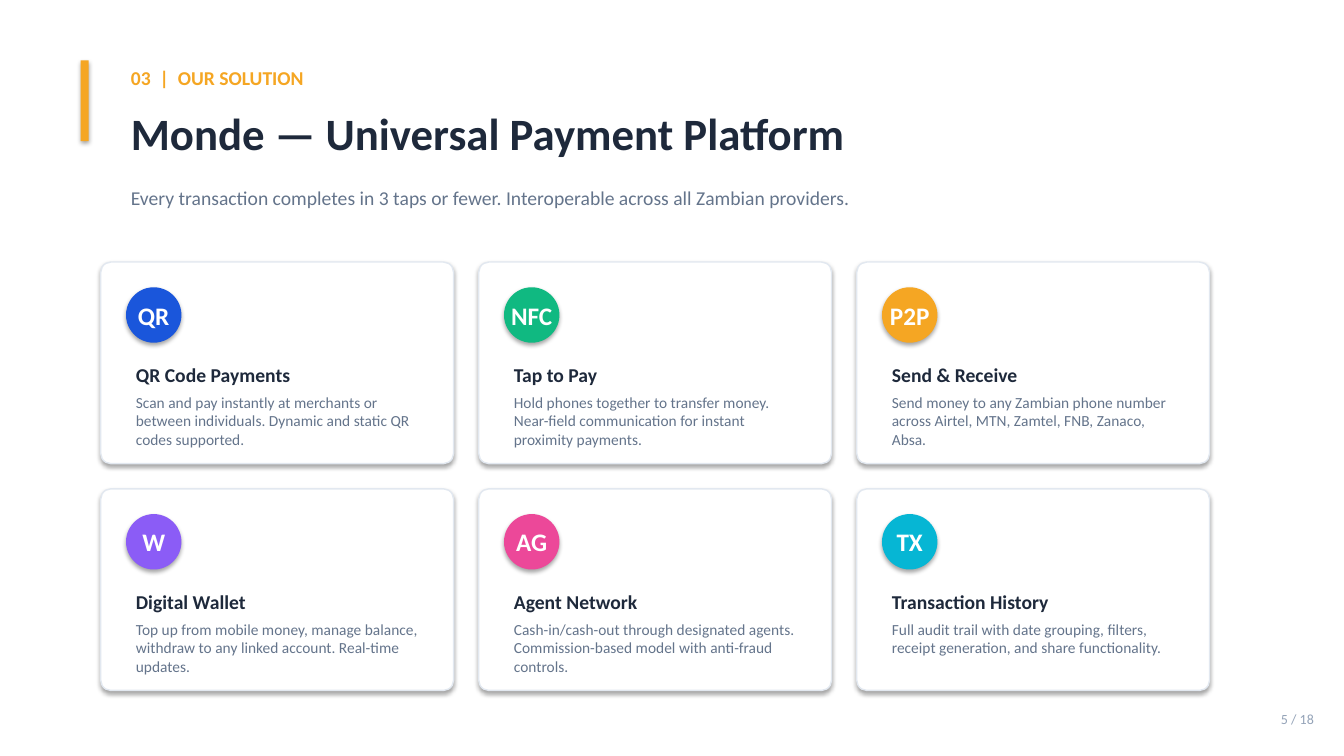
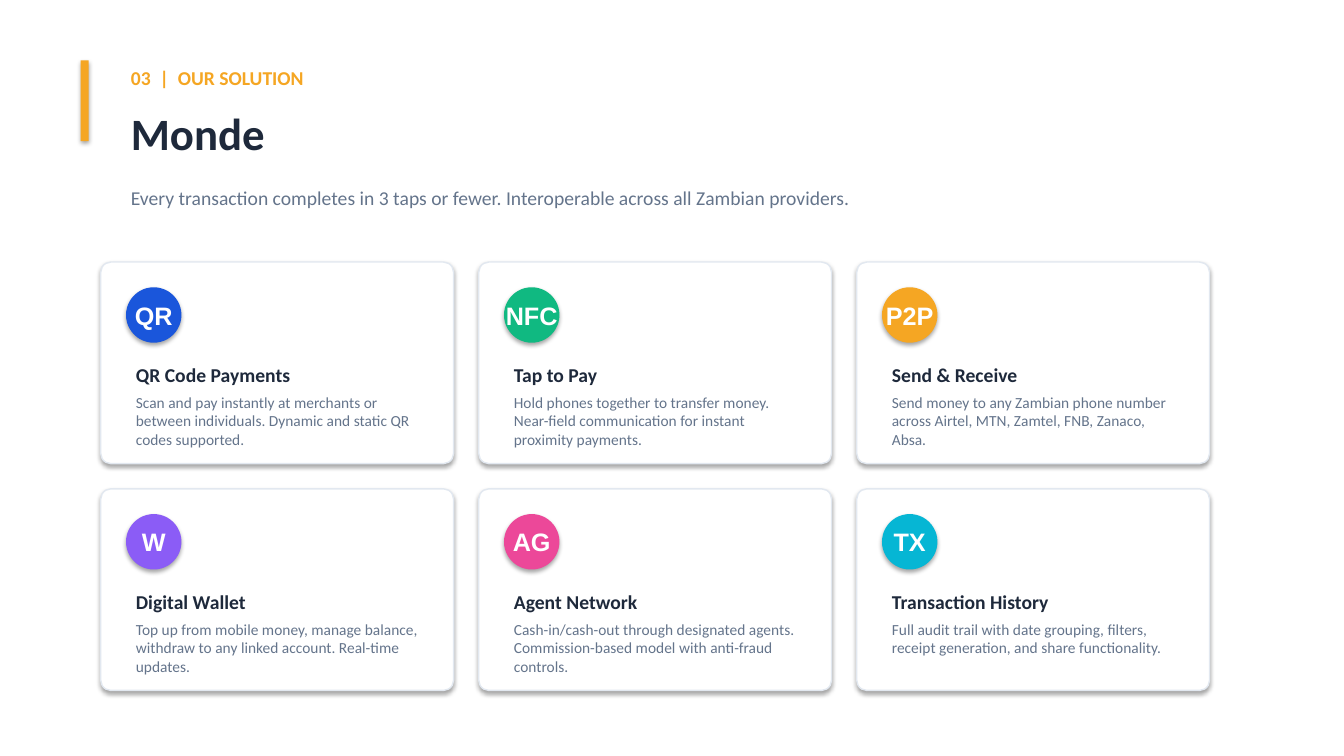
Before and after one commit to Denny-1032/Monde, a slide deck: slide 5 of Monde_BoZ_Presentation.pptx. Drawn at 1344x756 pixels with LibreOffice and Linux fonts; fonts in the diff are those of the drawing. Boxes give left, top, right and bottom in pixels: in the first picture for what was removed or moved away, otherwise in the second. Text is boxed around its words. In the diff, an @@ line names an element or a change of style, - is before the commit and + after.

```diff
--- a/Monde_BoZ_Presentation.pptx
+++ b/Monde_BoZ_Presentation.pptx
@@ text at bbox=[131, 118, 265, 151]: text changed @@
-Monde — Universal Payment Platform
+Monde
@@ font Calibri to Arial in 6 elements at bbox=[126, 287, 181, 343], bbox=[504, 287, 560, 343], bbox=[882, 287, 938, 343], bbox=[126, 514, 181, 570], bbox=[504, 514, 560, 570], bbox=[882, 514, 938, 570] @@
@@ text removed at bbox=[1281, 714, 1314, 724] @@
-5 / 18
```
Also in this commit, not shown: 9 other slides changed, 4 slides added, 7 slides removed, 25 other files.
